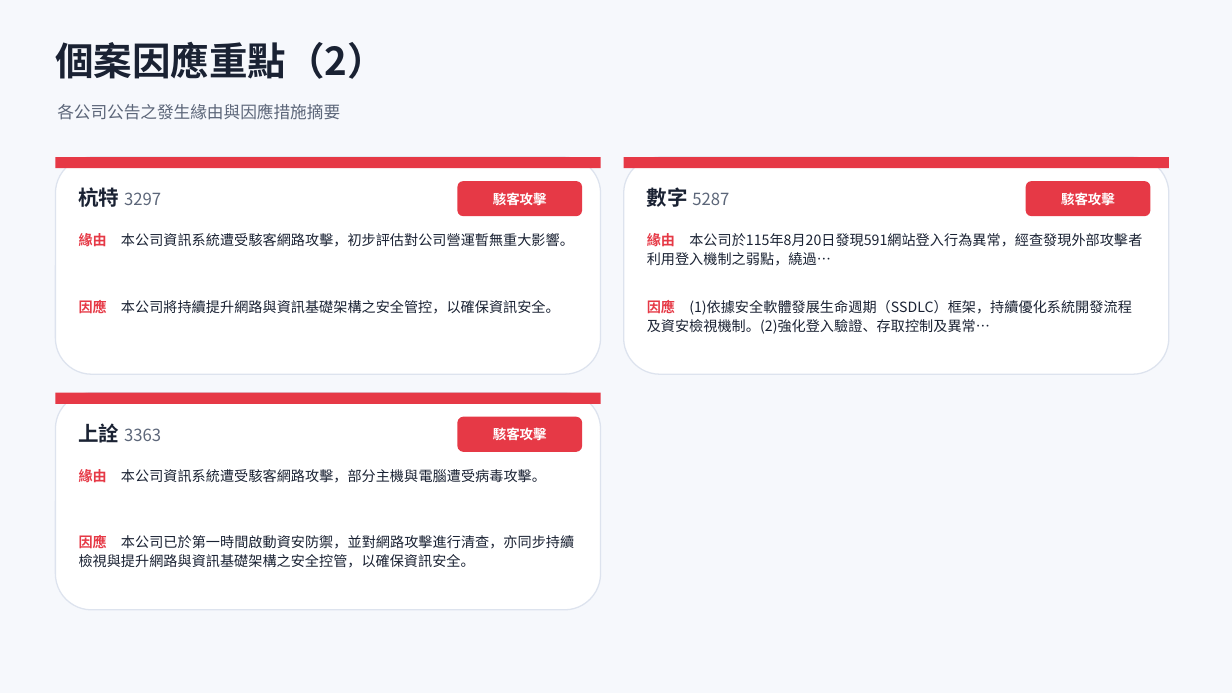
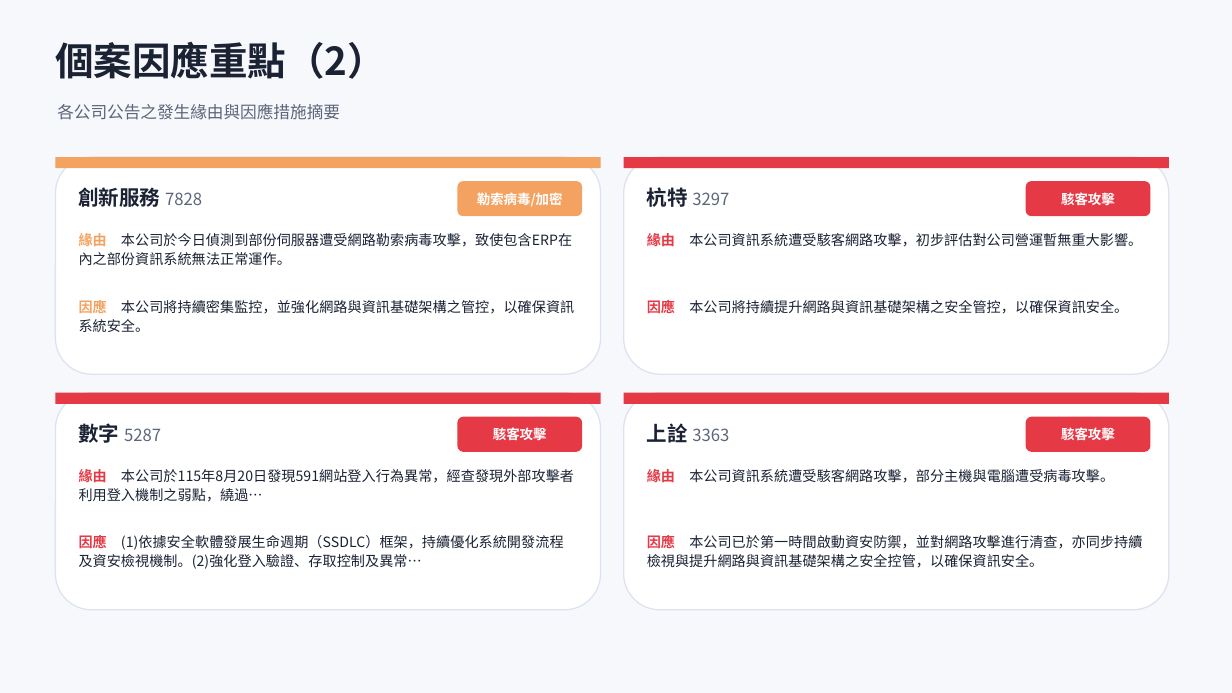
Before and after one commit to Johnnylin77/mops-isec-monitor, a slide deck: slide 7 of 資安事件因應分析.pptx. Drawn at 1232x693 pixels with LibreOffice and Linux fonts; fonts in the diff are those of the drawing. Boxes give left, top, right and bottom in pixels: in the first picture for what was removed or moved away, otherwise in the second. Text is boxed around its words. In the diff, an @@ line names an element or a change of style, - is before the commit and + after.

```diff
--- a/資安事件因應分析.pptx
+++ b/資安事件因應分析.pptx
@@ rectangle at box(55, 157, 601, 168): fill #E63946 to #F4A261 @@
@@ text at box(79, 185, 202, 211): text changed; size 13 to 16 pt; text colour #5C6679 to #1A2233; bold on @@
-杭特 3297
+創新服務 7828
@@ rounded rectangle at box(457, 181, 582, 216): fill #E63946 to #F4A261 @@
@@ text at box(477, 192, 563, 207): text changed @@
-駭客攻擊
+勒索病毒/加密
@@ text at box(647, 187, 729, 207): text changed @@
-數字 5287
+杭特 3297
@@ text at box(79, 233, 572, 265): text changed @@
-緣由 本公司資訊系統遭受駭客網路攻擊，初步評估對公司營運暫無重大影響。
+緣由 本公司於今日偵測到部份伺服器遭受網路勒索病毒攻擊，致使包含ERP在內之部份資訊系統無法正常運作。
@@ text at box(647, 231, 1142, 249): text changed @@
-緣由 本公司於115年8月20日發現591網站登入行為異常，經查發現外部攻擊者利用登入機制之弱點，繞過…
+緣由 本公司資訊系統遭受駭客網路攻擊，初步評估對公司營運暫無重大影響。
@@ text at box(79, 298, 574, 332): text changed @@
-因應 本公司將持續提升網路與資訊基礎架構之安全管控，以確保資訊安全。
+因應 本公司將持續密集監控，並強化網路與資訊基礎架構之管控，以確保資訊系統安全。
@@ text at box(647, 298, 1128, 316): text changed @@
-因應 (1)依據安全軟體發展生命週期（SSDLC）框架，持續優化系統開發流程及資安檢視機制。(2)強化登入驗證、存取控制及異常…
+因應 本公司將持續提升網路與資訊基礎架構之安全管控，以確保資訊安全。
@@ rounded rectangle added at box(624, 393, 1169, 610), fill #FFFFFF, outline #DDE3EE 1 pt @@
@@ rectangle added at box(624, 393, 1169, 404), fill #E63946 @@
@@ rounded rectangle added at box(1026, 417, 1151, 452), fill #E63946 @@
@@ text at box(79, 423, 161, 443): text changed @@
-上詮 3363
+數字 5287
@@ text added at box(647, 423, 729, 443), 13 pt, text #5C6679 @@
+上詮 3363
@@ text added at box(1061, 427, 1115, 440), 10.5 pt, text #FFFFFF, bold @@
+駭客攻擊
@@ text at box(79, 467, 574, 502): text changed @@
-緣由 本公司資訊系統遭受駭客網路攻擊，部分主機與電腦遭受病毒攻擊。
+緣由 本公司於115年8月20日發現591網站登入行為異常，經查發現外部攻擊者利用登入機制之弱點，繞過…
@@ text added at box(647, 467, 1114, 485), 11 pt, text #1A2233 @@
+緣由 本公司資訊系統遭受駭客網路攻擊，部分主機與電腦遭受病毒攻擊。
@@ text at box(79, 533, 564, 569): text changed @@
-因應 本公司已於第一時間啟動資安防禦，並對網路攻擊進行清查，亦同步持續檢視與提升網路與資訊基礎架構之安全控管，以確保資訊安全。
+因應 (1)依據安全軟體發展生命週期（SSDLC）框架，持續優化系統開發流程及資安檢視機制。(2)強化登入驗證、存取控制及異常…
@@ text added at box(647, 533, 1142, 568), 11 pt, text #1A2233 @@
+因應 本公司已於第一時間啟動資安防禦，並對網路攻擊進行清查，亦同步持續檢視與提升網路與資訊基礎架構之安全控管，以確保資訊安全。
```
Also in this commit, not shown: 5 other slides changed, 2 other files.
